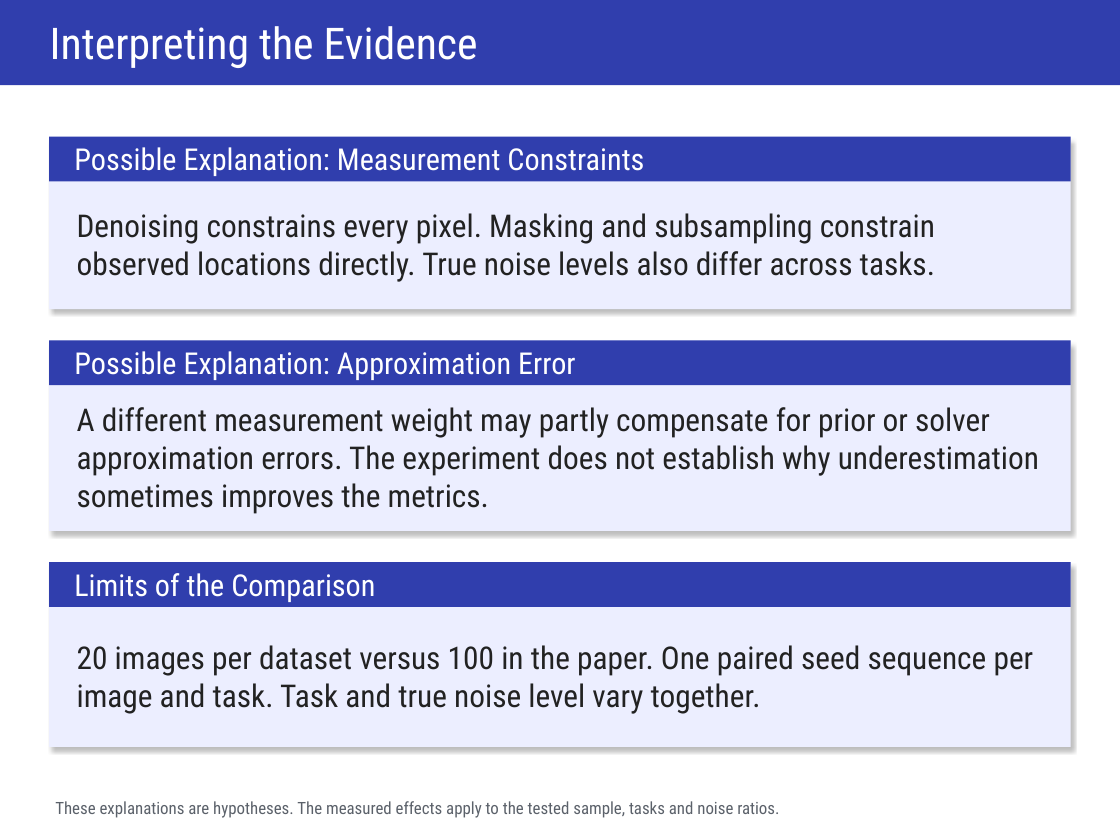
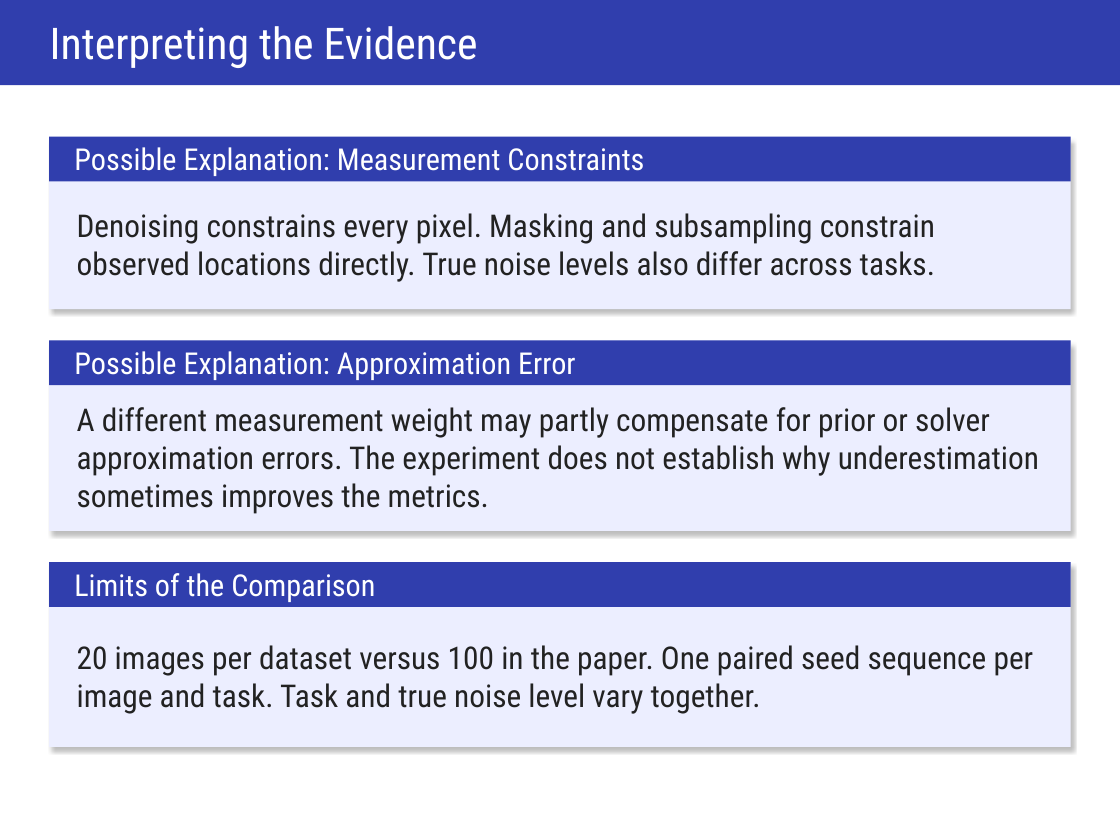
Before and after one commit to ItayShorian07/Diffusion--flower-project, a slide deck: slide 18 of artifacts/presentation/FLOWER- Presentation.pptx. Drawn at 1120x840 pixels with LibreOffice and Linux fonts; fonts in the diff are those of the drawing. Boxes give left, top, right and bottom in pixels: in the first picture for what was removed or moved away, otherwise in the second. Text is boxed around its words. In the diff, an @@ line names an element or a change of style, - is before the commit and + after.

```diff
--- a/artifacts/presentation/FLOWER- Presentation.pptx
+++ b/artifacts/presentation/FLOWER- Presentation.pptx
@@ text removed at (55, 801, 779, 818) @@
-These explanations are hypotheses. The measured effects apply to the tested sample, tasks and noise ratios.
```
Also in this commit, not shown: 15 other slides changed, 1 other file.
